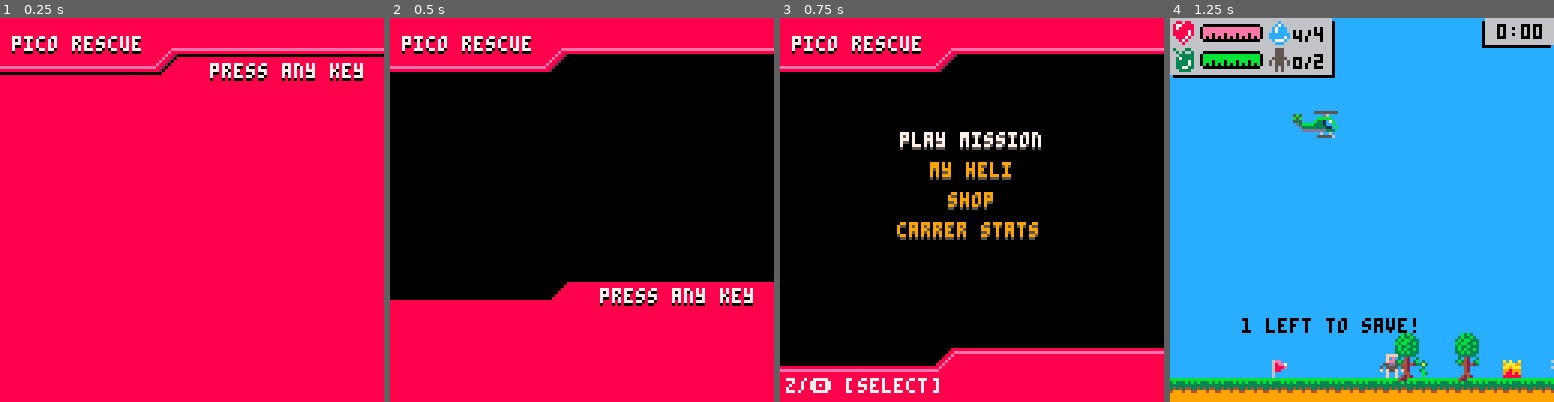
Above: before the commit, frames 1-4 (left to right).
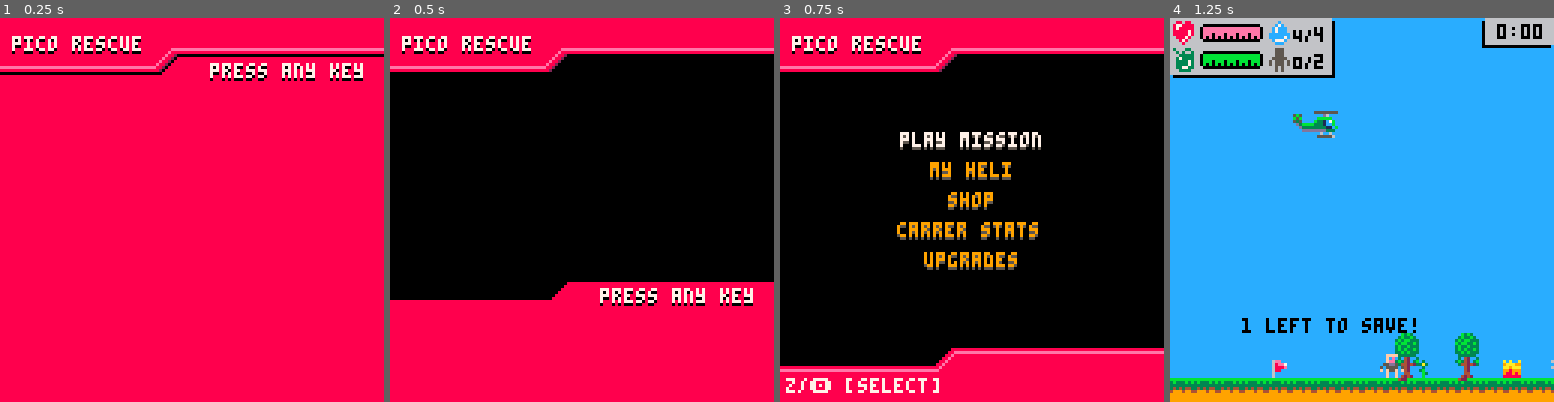
Above: after the commit, the same moments.

Repository: NinetiesPaul/PicoRescue
Game: PICO-8 cartridge picorescue.p8
Same seed, same stepped clock (60 frames per second), same inputs: the game is played once before the commit and once after it.
Inputs:
- Up to frame 1 (0.25 s): no input
- Up to frame 2 (0.5 s): tap X (X key) at 0.33 s
- Up to frame 3 (0.75 s): tap X (X key) at 0.7 s
- Up to frame 4 (1.25 s): tap O (Z key) at 1.07 s

Frames 1-2 are identical in both runs. In frame 3, 0.7% of the frame differs, in the area x 37-62%, y 60-66%; in frame 4, nothing differs.

Commit message:
text changes

Diff:
--- a/picorescue.p8
+++ b/picorescue.p8
@@ -42,7 +42,7 @@
 		ry1 = 0,
 		rx2 = 0,
 		ry2 = 0,
-		finance = 1500,
+		finance = 700,
 		ladder_climb_spd = 5, -- 0.20, -- 0.3 -- 0.5
 		spotlight_px1 = player_strt_x + 3,
 		spotlight_py1 = player_strt_y + 10,
@@ -273,8 +273,8 @@
 		print("shop", 56, 58, mm_opt3_c)
 		print("carrer stats", 39, 69, 5)
 		print("carrer stats", 39, 68, mm_opt4_c)
-		-- print("finances", 48, 79, 5)
-		-- print("finances", 48, 78, mm_opt5_c)
+		print("upgrades", 48, 79, 5)
+		print("upgrades", 48, 78, mm_opt5_c)
 
 		if low_fuel_prompt then
 			rectfill(26,48, 100, 79, 8)
@@ -325,21 +325,28 @@
 		print("shop", 109, 3, 0)
 		print("shop", 109, 2, 7)
 
-		print("cash", 15, 29, 5)
-		print("cash", 15, 28, 7)
-		print("$" .. player.finance, 35, 29, 3)
-		print("$" .. player.finance, 35, 28, 11)
+		print("funds", 15, 29, 5)
+		print("funds", 15, 28, 7)
+		print("$" .. player.finance, 39, 29, 3)
+		print("$" .. player.finance, 39, 28, 11)
 
 		print("health $95", 15, 48, 7)
 		print("fuel $75", 15, 58, 7)
-
-		selector_pos = (shop_option == 1) and 47 or 57
-		spr(018, 5, selector_pos, 1, 1, true)
+		print("upg fuel consumption", 15, 68)
+		print("upg acceleration", 15, 78)
+		print("upg top speed", 15, 88)
+
+		-- print("ladder deployment speed")
+		-- print("spotlight heigth")
+		-- print("max occupancy")
+		-- print("max water capacity")
+
+		spr(018, 5, 37 + shop_option * 10, 1, 1, true)
 
 		print(flr(player.rotor_health) .. "/" .. player.max_rotor_health, 100, 48, 7)
 		print(flr(player.rotor_fuel) .. "/" .. player.max_rotor_fuel, 100, 58, 7)
 
-		-- fuel_consumption acc_x max_occup top_speed_x ladder_climb_spd spotlight_height
+		-- fuel_consumption acc_x max_occup top_speed_x ladder_climb_spd spotlight_height max_water_cap
 	end
 
 	if curr_screen == 9 then -- mission ended
@@ -675,21 +682,11 @@
 		if (btnp(5) and low_fuel_prompt) low_fuel_prompt = false low_fuel_prompt_confirm = false
 	end
 
-	if curr_screen == 7 then -- stats
+	if curr_screen == 7 or curr_screen == 8 then -- stats and my heli
 		if btnp(5) then
 			sfx(0)
 			block_btns = true
 			curr_screen = 6
-			mm_option = 4
-		end
-	end
-
-	if curr_screen == 8 then -- my heli
-		if btnp(5) then
-			sfx(0)
-			block_btns = true
-			curr_screen = 6
-			mm_option = 2
 		end
 	end
 
@@ -719,7 +716,6 @@
 			sfx(0)
 			block_btns = true
 			curr_screen = 6
-			mm_option = 3
 		end
 	end
 
@@ -728,7 +724,6 @@
 			sfx(0)
 			block_btns = true
 			curr_screen = 6
-			mm_option = 1
 		end
 	end
 
